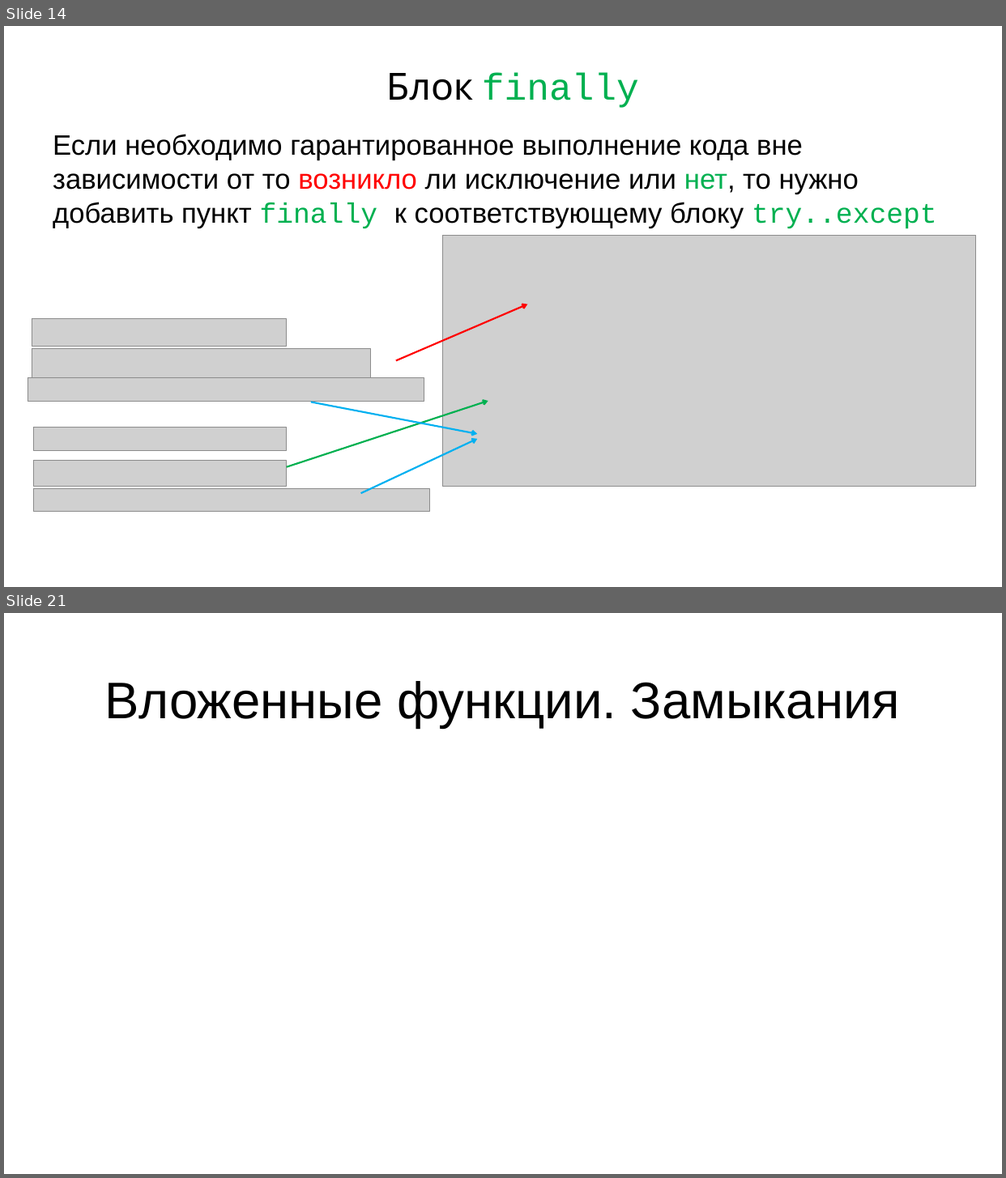
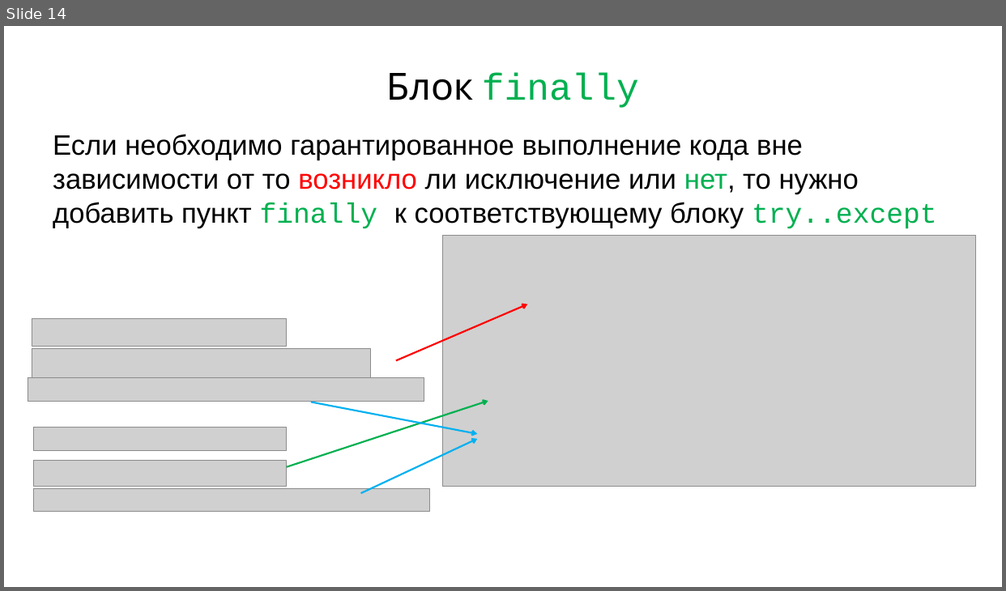
Before and after one commit to maxchv/LearnPython, a slide deck: week05/Exceptions.pptx. Shown one above the other, each under a label of ours: slides 14 and 21 before the commit, slide 14 after it; the slides between them are not shown. The pictures are 1006x1178 and 1006x591 pixels, drawn with LibreOffice and Linux fonts; fonts in the diff are those of the drawing; grey boxes stand for pictures. Boxes give left, top, right and bottom in pixels: in the first picture for what was removed or moved away, otherwise in the second. Text is boxed around its words. In the diff, an @@ line names an element or a change of style, - is before the commit and + after.

```diff
--- a/week05/Exceptions.pptx
+++ b/week05/Exceptions.pptx
@@ slide 21 removed at [4,613,1002,1174], background #FFFFFF @@
@@ title removed at [104,681,900,728] @@
-Вложенные функции. Замыкания
```
Also in this commit, not shown: 4 slides changed, 1 slide added, 6 other slides removed, 3 other files.
